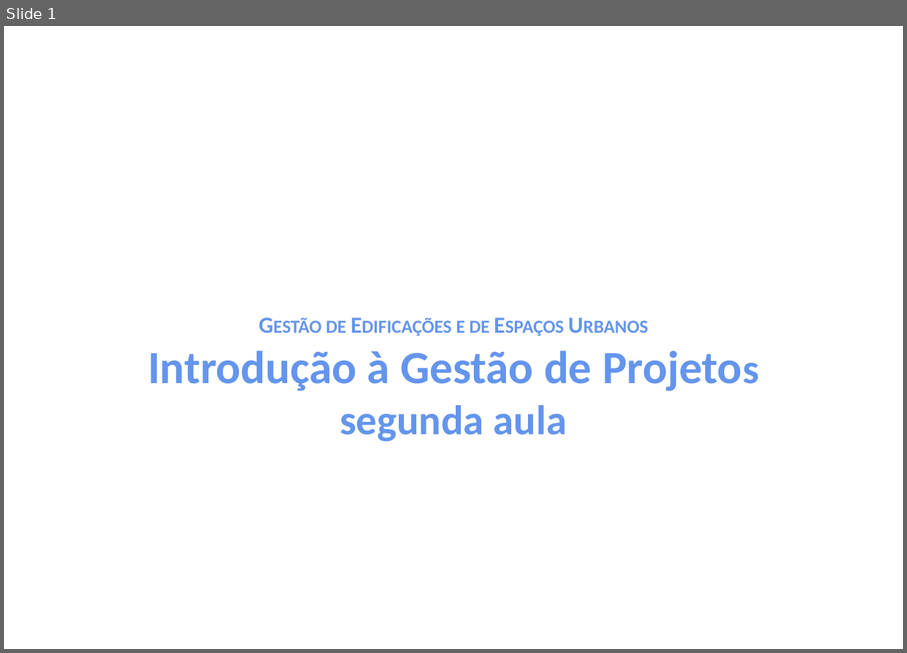
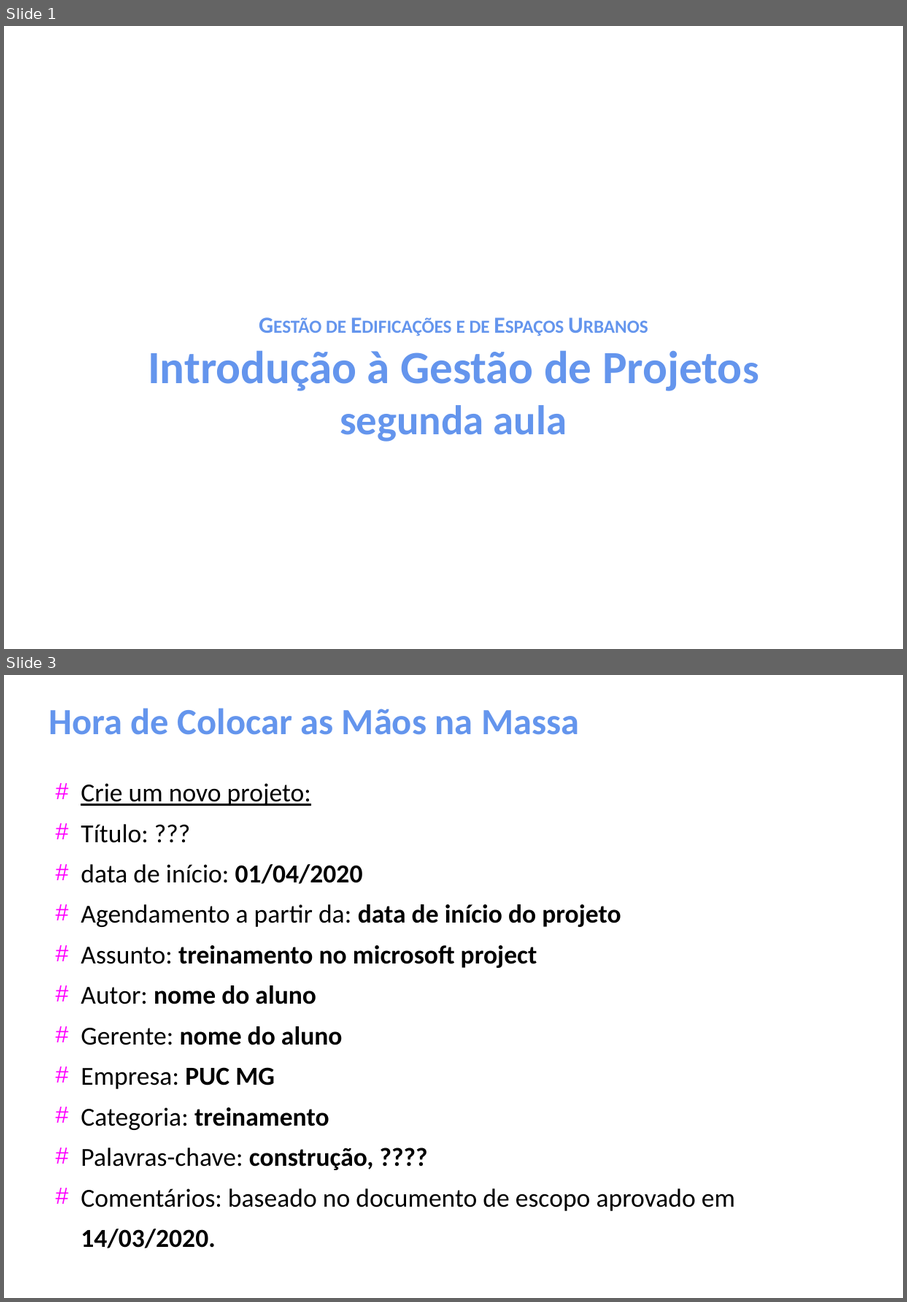
Before and after one commit to gomesluiz/gestao-de-projetos, a slide deck: aulas/project-aula-02.odp. Shown one above the other, each under a label of ours: slide 1 before the commit, slides 1 and 3 after it; the slides between them are not shown. The pictures are 907x653 and 907x1302 pixels, drawn with LibreOffice and Linux fonts; fonts in the diff are those of the drawing. Boxes give left, top, right and bottom in pixels: in the first picture for what was removed or moved away, otherwise in the second. Text is boxed around its words. In the diff, an @@ line names an element or a change of style, - is before the commit and + after.

```diff
--- a/aulas/project-aula-02.odp
+++ b/aulas/project-aula-02.odp
@@ slide 3 added at (4, 675, 903, 1298), background #FFFFFF @@
@@ title added at (49, 708, 579, 735), 32 pt, text #6495ED, bold @@
+Hora de Colocar as Mãos na Massa
@@ text added at (81, 783, 735, 1248), 22.5 pt, text #000000 @@
+# Crie um novo projeto:
+# Título: ???
+# data de início: 01/04/2020
+# Agendamento a partir da: data de início do projeto
+# Assunto: treinamento no microsoft project
+# Autor: nome do aluno
+# Gerente: nome do aluno
+# Empresa: PUC MG
+# Categoria: treinamento
+# Palavras-chave: construção, ????
+# Comentários: baseado no documento de escopo aprovado em 14/03/2020.
```
Also in this commit, not shown: 17 other slides added.
